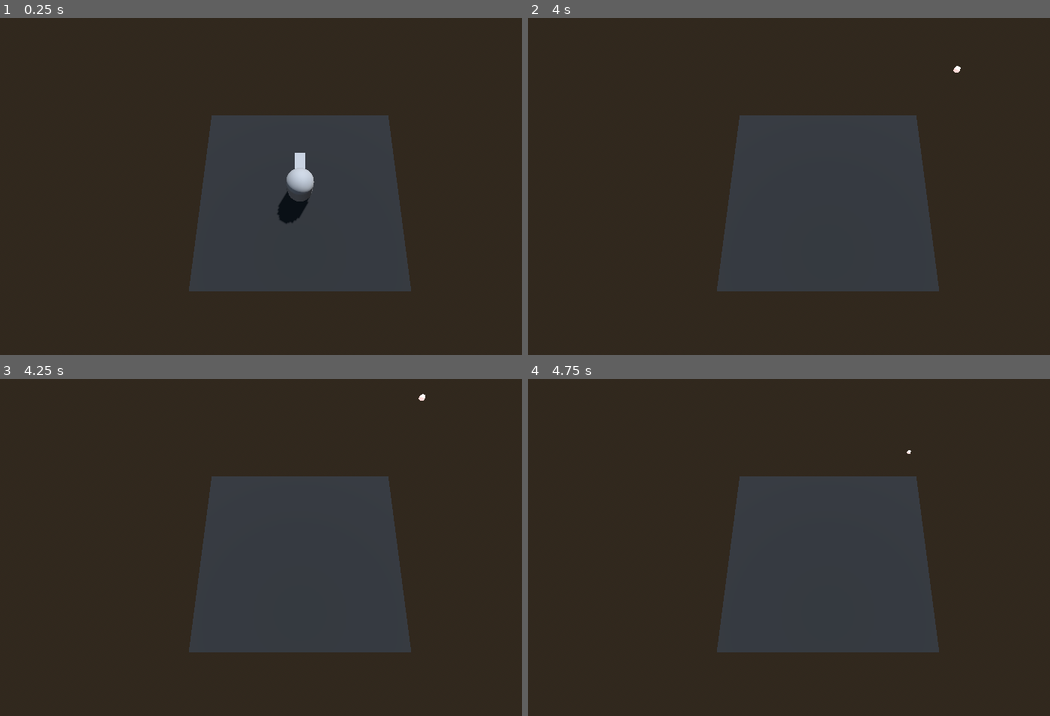
Above: before the commit, frames 1-4 (two rows, left to right).
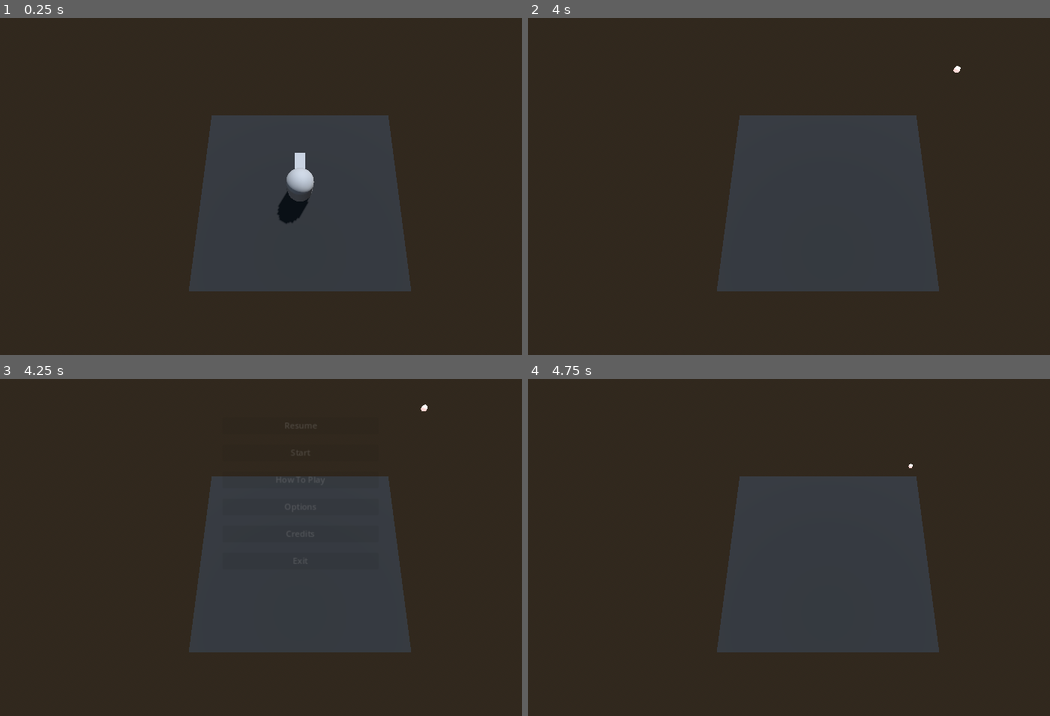
Above: after the commit, the same moments.

Repository: Wiggan/GodotTemplate
Game: Godot game, scene res://test/test_scene.tscn
Two runs of this game, one before a commit and one after it. Both use one fixed random seed, a clock stepped at 60 frames per second and the inputs below.
Inputs (mouse positions are in pixels of both pictures, inside the frame that each line leads up to):
- Up to frame 1 (0.25 s): no input
- Up to frame 2 (4 s): tap Enter at 0.5 s; move the mouse to (961, 169) at 0.52 s; press the mouse at (961, 169) at 0.53 s; hold D (right) 0.53-1.28 s; tap Space (jump) at 0.77, 1.52, 3.02, 3.77 s; move the mouse to (705, 203) at 1.27 s; release the mouse at (705, 203) at 1.28 s; hold S (backward) 1.28-2.03 s; click (705, 203) at 1.35 s; move the mouse to (888, 112) at 2.02 s; press the mouse at (888, 112) at 2.03 s; hold D (right) 2.03-2.78 s; move the mouse to (799, 253) at 2.77 s; release the mouse at (799, 253) at 2.78 s; hold W (forward) 2.78-3.53 s; click (799, 253) at 2.85 s; move the mouse to (1008, 237) at 3.52 s; press the mouse at (1008, 237) at 3.53 s; hold A (left) from 3.53 s (still down)
- Up to frame 3 (4.25 s): keep holding A (left); tap Escape (ui_cancel) at 4.15 s
- Up to frame 4 (4.75 s): release A (left) at 4.25 s; release the mouse at (1008, 598) at 4.25 s; click (825, 426) at 4.25 s, where only the run after the commit has a clickable "Resume"

Frames 1-2 are identical in both runs. In frame 3, less than 0.1% of the frame differs, in the area x 54-82%, y 4-55%; in frame 4, less than 0.1%.

Commit message:
Let pausing be handled by a game manager that emits signals to others who are interested, like cursor for showing/capturing.

Diff:
--- /dev/null
+++ b/boilerplate/cursor/cursor.gd
@@ -0,0 +1,23 @@
+extends CPUParticles2D
+
+# Called when the node enters the scene tree for the first time.
+func _ready():
+	GameManager.connect("paused", show_cursor)
+	GameManager.connect("unpaused", hide_cursor)
+	hide_cursor()
+
+func show_cursor():
+	Input.mouse_mode = Input.MOUSE_MODE_VISIBLE
+	emitting = true
+	set_process_input(true)
+
+
+func hide_cursor():
+	Input.mouse_mode = Input.MOUSE_MODE_CAPTURED
+	emitting = false
+	set_process_input(false)
+
+
+func _input(event):
+	if event is InputEventMouseMotion:
+		transform.origin = get_viewport().get_mouse_position() + Vector2(10, 10)
--- /dev/null
+++ b/boilerplate/cursor/cursor.tscn
@@ -0,0 +1,16 @@
+[gd_scene load_steps=3 format=3 uid="uid://drqj7uq7mq8ti"]
+
+[ext_resource type="Gradient" uid="uid://0lx6ekhyv40i" path="res://boilerplate/particle_stuff/classic_particle_color_ramp.tres" id="1_7hhw1"]
+[ext_resource type="Script" path="res://boilerplate/cursor/cursor.gd" id="1_ro1wc"]
+
+[node name="cursor" type="CPUParticles2D"]
+process_mode = 3
+emitting = false
+emission_shape = 1
+emission_sphere_radius = 5.07
+spread = 180.0
+gravity = Vector2(0, 10)
+radial_accel_min = -6.48
+radial_accel_max = 11.11
+color_ramp = ExtResource("1_7hhw1")
+script = ExtResource("1_ro1wc")
--- /dev/null
+++ b/boilerplate/game/game_manager.gd
@@ -0,0 +1,22 @@
+extends Node
+
+signal paused
+signal unpaused
+
+func _ready():
+	process_mode = Node.PROCESS_MODE_ALWAYS
+
+func _unhandled_key_input(event):
+	if event.is_action_pressed("ui_cancel"):
+		if get_tree().paused:
+			unpause()
+		else:
+			pause()
+
+func unpause():
+	get_tree().paused = false
+	unpaused.emit()
+
+func pause():
+	get_tree().paused = true
+	paused.emit()
--- a/boilerplate/menu/menu.gd
+++ b/boilerplate/menu/menu.gd
@@ -1,5 +1,8 @@
 extends VBoxContainer
 @onready var options = $"../SubMenus/Options"
+@onready var credits = $"../SubMenus/Credits"
+@onready var how_to_play = $"../SubMenus/HowToPlay"
+
 @onready var sub_menu_animator = $"../SubMenuAnimator"
 @onready var sub_menus = $"../SubMenus"
 
@@ -14,7 +17,7 @@
 
 
 func _on_resume_pressed():
-	pass # Replace with function body.
+	GameManager.unpause()
 
 
 func _on_start_pressed():
@@ -23,16 +26,27 @@
 
 func _on_how_to_play_pressed():
 	options.visible = false
-
+	credits.visible = false
+	how_to_play.visible = true
+	sub_menu_animator.play("show_submenu")
 
 func _on_options_pressed():
 	options.visible = true
+	credits.visible = false
+	how_to_play.visible = false
 	sub_menu_animator.play("show_submenu")
 
 
 func _on_credits_pressed():
 	options.visible = false
+	credits.visible = true
+	how_to_play.visible = false
+	sub_menu_animator.play("show_submenu")
 
 
 func _on_exit_pressed():
 	get_tree().quit()
+
+
+func _on_back_button_pressed():
+	sub_menu_animator.play("hide_submenu")
--- a/boilerplate/menu/menu_ui.tscn
+++ b/boilerplate/menu/menu_ui.tscn
@@ -29,7 +29,7 @@
 "times": PackedFloat32Array(0),
 "transitions": PackedFloat32Array(1),
 "update": 1,
-"values": [false]
+"values": [true]
 }
 tracks/2/type = "value"
 tracks/2/imported = false
@@ -41,7 +41,7 @@
 "times": PackedFloat32Array(0),
 "transitions": PackedFloat32Array(1),
 "update": 1,
-"values": [true]
+"values": [false]
 }
 tracks/3/type = "value"
 tracks/3/imported = false
@@ -168,6 +168,7 @@
 }
 
 [node name="MenuUI" type="Control"]
+process_mode = 2
 layout_mode = 3
 anchors_preset = 15
 anchor_right = 1.0
@@ -177,7 +178,6 @@
 mouse_filter = 2
 
 [node name="MenuItems" type="VBoxContainer" parent="."]
-visible = false
 custom_minimum_size = Vector2(300, 500)
 layout_mode = 1
 anchors_preset = 8
@@ -219,6 +219,7 @@
 text = "Exit"
 
 [node name="SubMenus" type="Control" parent="."]
+visible = false
 modulate = Color(1, 1, 1, 0)
 layout_mode = 1
 anchors_preset = 15
@@ -255,6 +256,61 @@
 visible = false
 layout_mode = 2
 
+[node name="Credits" type="GridContainer" parent="SubMenus"]
+visible = false
+layout_mode = 1
+anchors_preset = 8
+anchor_left = 0.5
+anchor_top = 0.5
+anchor_right = 0.5
+anchor_bottom = 0.5
+offset_left = -251.5
+offset_top = -225.0
+offset_right = 251.5
+offset_bottom = 225.0
+grow_horizontal = 2
+grow_vertical = 2
+
+[node name="Label" type="Label" parent="SubMenus/Credits"]
+layout_mode = 2
+text = "Stuff:"
+horizontal_alignment = 2
+
+[node name="LinkButton" type="LinkButton" parent="SubMenus/Credits"]
+layout_mode = 2
+text = "WigHz"
+uri = "https://wighz.itch.io/"
+
+[node name="HowToPlay" type="MarginContainer" parent="SubMenus"]
+visible = false
+layout_mode = 1
+anchors_preset = 8
+anchor_left = 0.5
+anchor_top = 0.5
+anchor_right = 0.5
+anchor_bottom = 0.5
+offset_left = -251.5
+offset_top = -225.0
+offset_right = 251.5
+offset_bottom = 225.0
+grow_horizontal = 2
+grow_vertical = 2
+
+[node name="RichTextLabel" type="RichTextLabel" parent="SubMenus/HowToPlay"]
+layout_mode = 2
+bbcode_enabled = true
+text = "[center][b]How to play[/b]
+Some informative text and images
+[/center]"
+
+[node name="BackButton" type="Button" parent="SubMenus"]
+layout_mode = 0
+offset_left = 325.0
+offset_top = 574.0
+offset_right = 425.0
+offset_bottom = 621.0
+text = "Back"
+
 [node name="SubMenuAnimator" type="AnimationPlayer" parent="."]
 root_node = NodePath("../SubMenus")
 libraries = {
@@ -267,3 +323,4 @@
 [connection signal="pressed" from="MenuItems/Options" to="MenuItems" method="_on_options_pressed"]
 [connection signal="pressed" from="MenuItems/Credits" to="MenuItems" method="_on_credits_pressed"]
 [connection signal="pressed" from="MenuItems/Exit" to="MenuItems" method="_on_exit_pressed"]
+[connection signal="pressed" from="SubMenus/BackButton" to="MenuItems" method="_on_back_button_pressed"]
--- a/boilerplate/menu/video_options.tscn
+++ b/boilerplate/menu/video_options.tscn
@@ -47,6 +47,7 @@
 value = 1.0
 
 [node name="ScaleLabel" type="Label" parent="ScalingContainer"]
+custom_minimum_size = Vector2(40, 0)
 layout_mode = 2
 
 [node name="Brightness" type="Label" parent="."]
--- /dev/null
+++ b/boilerplate/particle_stuff/classic_particle_color_ramp.tres
@@ -0,0 +1,5 @@
+[gd_resource type="Gradient" format=3 uid="uid://0lx6ekhyv40i"]
+
+[resource]
+offsets = PackedFloat32Array(0, 0.160858, 1)
+colors = PackedColorArray(1, 1, 1, 0, 1, 1, 1, 0.615686, 1, 1, 1, 0)
--- a/boilerplate/transition/transition.tscn
+++ b/boilerplate/transition/transition.tscn
@@ -135,6 +135,7 @@
 }
 
 [node name="Transition" type="Control"]
+process_mode = 3
 layout_mode = 3
 anchors_preset = 15
 anchor_right = 1.0
--- a/boilerplate/transition/transition_manager.gd
+++ b/boilerplate/transition/transition_manager.gd
@@ -6,15 +6,5 @@
 
 # Called when the node enters the scene tree for the first time.
 func _ready():
-	pass # Replace with function body.
-
-func _unhandled_key_input(event):
-	if event.is_action_pressed("ui_cancel"):
-		if menu.visible:
-			menu_animation.play("hide")
-		else:
-			menu_animation.play("show")
-
-func hide_menu():
-	if menu.visible:
-		menu_animation.play("hide")
+	GameManager.connect("paused", menu_animation.play.bind("show"))
+	GameManager.connect("unpaused", menu_animation.play.bind("hide"))
--- a/project.godot
+++ b/project.godot
@@ -22,8 +22,10 @@
 [autoload]
 
 Config="*res://boilerplate/menu/config.gd"
+GameManager="*res://boilerplate/game/game_manager.gd"
 Env="*res://boilerplate/env.tscn"
 Transition="*res://boilerplate/transition/transition.tscn"
+Cursor="*res://boilerplate/cursor/cursor.tscn"
 
 [display]
 
